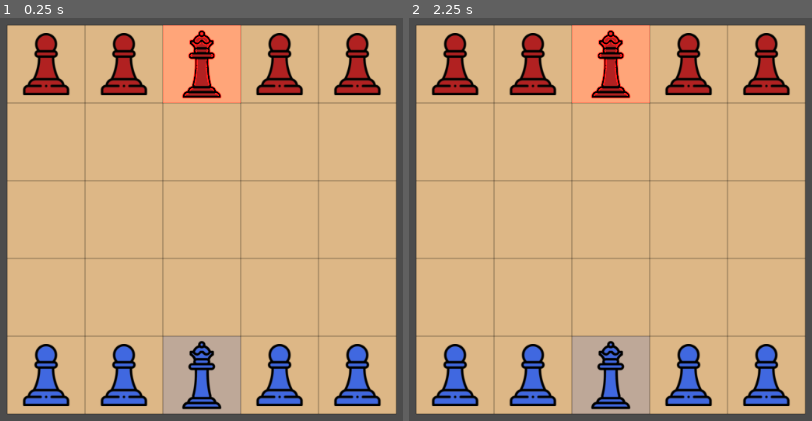
Above: before the commit, frames 1-2 (left to right).
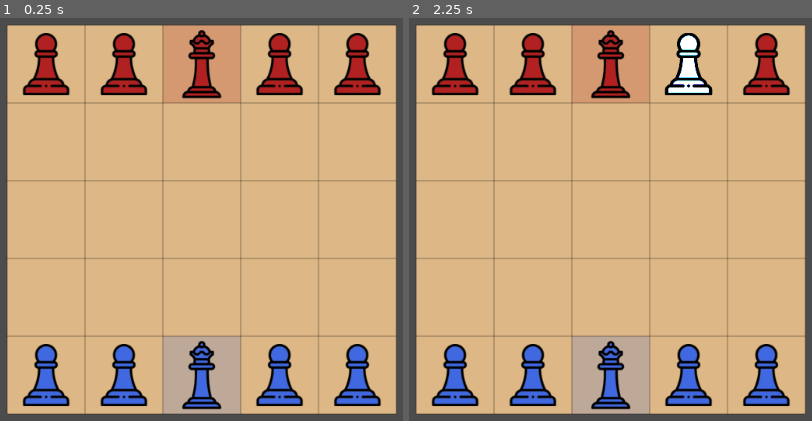
Above: after the commit, the same moments.

Repository: delington/Godot-Onitama
Game: Godot game, scene res://Game.tscn
Same seed, same stepped clock (60 frames per second), same inputs: the game is played once before the commit and once after it.
Inputs (mouse positions are in pixels of both pictures, inside the frame that each line leads up to):
- Up to frame 1 (0.25 s): no input
- Up to frame 2 (2.25 s): tap Enter at 0.5, 2 s; move the mouse to (791, 142) at 0.52 s; click (791, 142) at 0.67 s; tap Space at 1.25 s; move the mouse to (457, 203) at 1.27 s; click (457, 203) at 1.42 s; move the mouse to (695, 42) at 2.02 s; click (695, 42) at 2.17 s

The runs differ from the first frame. In frame 1, 3.2% of the frame differs, in the area x 40-60%, y 1-22%; in frame 2, 4.0%, in the area x 40-76%, y 1-22%.

Commit message:
- move Global to Autoload folder, --- Grid.gd: - renames, set color of the pawns at startup --- GridVisualizer.gd: - fix visual problem with red background "sentry" cell by giving firebrick color in RGB --- Add Master and Student Sprites area2D and collisionShape to detect click on their cells

Diff:
--- a/Global.gd
+++ b/AutoLoadScripts/Global.gd
@@ -3,6 +3,7 @@
 
 const PLAYER_COLOR = Color.firebrick
 const ENEMY_COLOR = Color.royalblue
+const SELECTION_COLOR = Color.white
 
 
 # Called when the node enters the scene tree for the first time.
--- a/Global.tscn
+++ b/AutoLoadScripts/Global.tscn
@@ -1,6 +1,6 @@
 [gd_scene load_steps=2 format=2]
 
-[ext_resource path="res://Global.gd" type="Script" id=1]
+[ext_resource path="res://AutoLoadScripts/Global.gd" type="Script" id=1]
 
 [node name="Node2D" type="Node2D"]
 script = ExtResource( 1 )
--- a/grid/Grid.gd
+++ b/grid/Grid.gd
@@ -1,7 +1,9 @@
 extends TileMap
 
-const player_color = Global.PLAYER_COLOR
-const enemy_color = Global.ENEMY_COLOR
+const PLAYER_COLOR = Global.PLAYER_COLOR
+const ENEMY_COLOR = Global.ENEMY_COLOR
+const PLAYER_STARTING_ROW = 0
+const ENEMY_STARTING_ROW = 4
 
 enum {EMPTY, STUDENT, MASTER, ENEMY_STUDENT, ENEMY_MASTER}
 
@@ -19,18 +21,18 @@
 	# 1. Create the grid Array
 	for x in range(grid_size.x):
 		grid.append([])
+
 		for y in range(grid_size.y):
-
 			grid[x].append(EMPTY)
 
-	place_player_pawns(0, STUDENT, MASTER, player_color)
-	place_player_pawns(4, ENEMY_STUDENT, ENEMY_MASTER, enemy_color)
-
+	place_player_pawns(4, ENEMY_STUDENT, ENEMY_MASTER, ENEMY_COLOR)
+	place_player_pawns(0, STUDENT, MASTER, PLAYER_COLOR)
 
 func place_player_pawns(row_index, student_type, master_type, color):
 	for i in 5:
 		var start_position = Vector2(i, row_index)
 
+		#in the center there is a Master pawn
 		if (i == 2):
 			var master_pawn = Master.instance()
 			place_pawn(master_pawn, start_position, student_type, color)
@@ -38,12 +40,11 @@
 			var student = Student.instance()
 			place_pawn(student, start_position, master_type, color)
 
-	for i in 5:
-		var start_position = Vector2(i, 4)
-
 func place_pawn(pawn, start_position, type, color):
 	pawn.position = map_to_world(start_position) + half_tile_size
-	pawn.modulate = color
+	pawn.set_modulate(color)
+	pawn.color = color
+
 	grid[start_position.x][start_position.y] = type
 	add_child(pawn)
 
--- a/grid/GridVisualizer.gd
+++ b/grid/GridVisualizer.gd
@@ -3,8 +3,9 @@
 const BACKGROUND_COLOR = Color.burlywood
 const LINE_COLOR = Color(0, 0, 0, 0.2)
 const LINE_WIDTH = 2
-const RED_PLAYER_SENTRY_COLOR = Color(204, 0, 0, 0.1)
+const RED_PLAYER_SENTRY_COLOR = Color( 0.698039, 0.133333, 0.133333, 0.2 )
 const BLUE_PLAYER_SENTRY_COLOR = Color( 0.254902, 0.411765, 0.882353, 0.2 )
+
 onready var grid = $"%Grid"
 
 func _ready():
--- /dev/null
+++ b/master/Master.gd
@@ -0,0 +1,26 @@
+extends Sprite
+
+
+var selected: bool = false
+var color: Color
+var selection_color = Global.SELECTION_COLOR
+
+# Called when the node enters the scene tree for the first time.
+func _ready():
+	pass # Replace with function body.
+
+func set_unselected():
+	self.selected = false
+	self.set_modulate(self.color)
+
+func set_selected():
+	self.selected = true
+	self.set_modulate(selection_color)
+	self.modulate.a = 5
+
+func _on_MasterArea_input_event(viewport, event, shape_idx):
+	if event is InputEventMouseButton and event.pressed and event.button_index == BUTTON_LEFT:
+		if (selected):
+			set_unselected()
+		else:
+			set_selected()
--- a/master/Master.tscn
+++ b/master/Master.tscn
@@ -1,6 +1,20 @@
-[gd_scene load_steps=2 format=2]
+[gd_scene load_steps=4 format=2]
 
 [ext_resource path="res://master/master.png" type="Texture" id=1]
+[ext_resource path="res://master/Master.gd" type="Script" id=2]
+
+[sub_resource type="RectangleShape2D" id=1]
+extents = Vector2( 50, 50 )
 
 [node name="Master" type="Sprite"]
 texture = ExtResource( 1 )
+script = ExtResource( 2 )
+
+[node name="MasterArea" type="Area2D" parent="."]
+
+[node name="MasterCollision" type="CollisionShape2D" parent="MasterArea"]
+position = Vector2( 3.27825e-06, 1.49012e-06 )
+scale = Vector2( 0.999999, 0.999999 )
+shape = SubResource( 1 )
+
+[connection signal="input_event" from="MasterArea" to="." method="_on_MasterArea_input_event"]
--- a/project.godot
+++ b/project.godot
@@ -16,7 +16,7 @@
 
 [autoload]
 
-Global="*res://Global.gd"
+Global="*res://AutoLoadScripts/Global.gd"
 
 [display]
 
--- /dev/null
+++ b/student/Student.gd
@@ -0,0 +1,26 @@
+extends Sprite
+
+
+var selected: bool = false
+var color: Color
+var selection_color = Global.SELECTION_COLOR
+
+# Called when the node enters the scene tree for the first time.
+func _ready():
+	pass # Replace with function body.
+
+func set_unselected():
+	self.selected = false
+	self.set_modulate(self.color)
+
+func set_selected():
+	self.selected = true
+	self.set_modulate(selection_color)
+	self.modulate.a = 5
+
+func _on_StudentArea_input_event(viewport, event, shape_idx):
+	if event is InputEventMouseButton and event.pressed and event.button_index == BUTTON_LEFT:
+		if (selected):
+			set_unselected()
+		else:
+			set_selected()
--- a/student/Student.tscn
+++ b/student/Student.tscn
@@ -1,7 +1,21 @@
-[gd_scene load_steps=2 format=2]
+[gd_scene load_steps=4 format=2]
 
 [ext_resource path="res://student/student.png" type="Texture" id=1]
+[ext_resource path="res://student/Student.gd" type="Script" id=2]
+
+[sub_resource type="RectangleShape2D" id=1]
+extents = Vector2( 50, 50 )
 
 [node name="Student" type="Sprite"]
 scale = Vector2( 0.8, 0.8 )
 texture = ExtResource( 1 )
+script = ExtResource( 2 )
+
+[node name="StudentArea" type="Area2D" parent="."]
+
+[node name="StudentCollision" type="CollisionShape2D" parent="StudentArea"]
+position = Vector2( 3.27825e-06, 1.49012e-06 )
+scale = Vector2( 0.999999, 0.999999 )
+shape = SubResource( 1 )
+
+[connection signal="input_event" from="StudentArea" to="." method="_on_StudentArea_input_event"]
